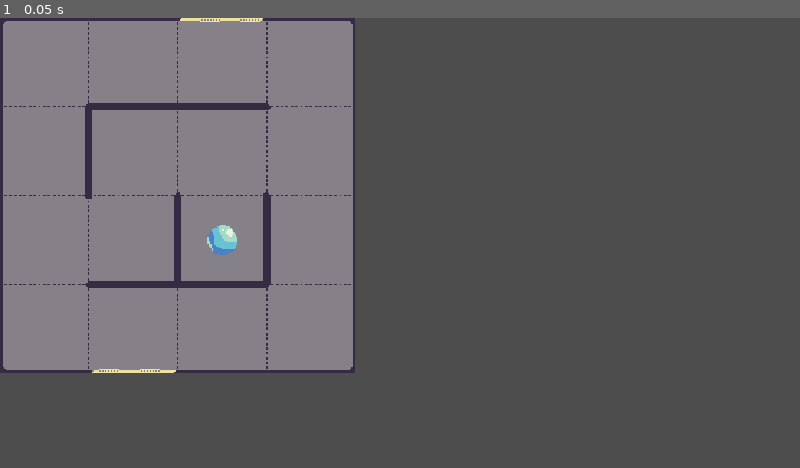
Above: before the commit, frame 1.
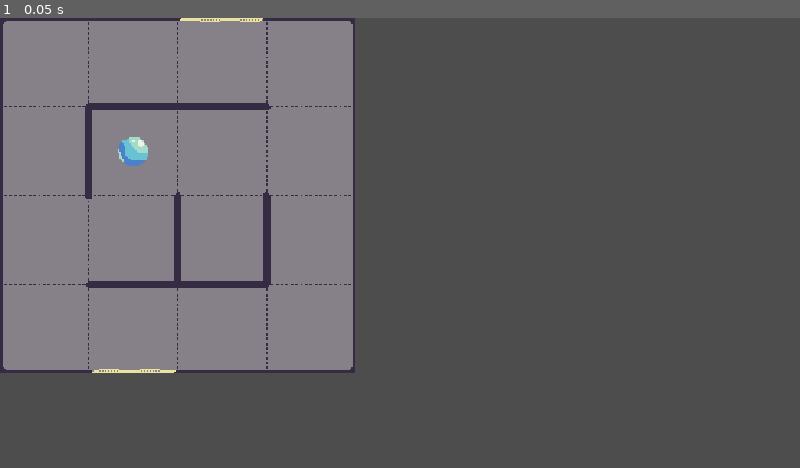
Above: after the commit, the same moment.

Repository: Noctis-Lunar/project_magic_maze
Game: Godot game, scene res://tiles/tile_artifact.tscn
Two runs of this game, one before a commit and one after it. Both use one fixed random seed, a clock stepped at 60 frames per second and the inputs below. This scene is started directly instead of the project's main scene.
Inputs:
- Up to frame 1 (0.05 s): no input

The runs differ from the first frame. In frame 1, 0.4% of the frame differs, in the area x 14-30%, y 26-53%.

Commit message:
Added state saving to cards and created two classes of item types

Diff:
--- /dev/null
+++ b/magic-maze/items/artifact.tscn
@@ -0,0 +1,10 @@
+[gd_scene format=3 uid="uid://hfi3o3sfcdr8"]
+
+[ext_resource type="PackedScene" uid="uid://bcpxhhno4gr3s" path="res://template_scenes/pickup.tscn" id="1_5wwh7"]
+[ext_resource type="Texture2D" uid="uid://dnt7t7laaekib" path="res://assets/temp_artifact.png" id="2_3gwob"]
+
+[node name="Artifact" unique_id=1993084243 instance=ExtResource("1_5wwh7")]
+id = "artifact_01"
+
+[node name="Sprite2D" type="Sprite2D" parent="." index="1" unique_id=1850506437]
+texture = ExtResource("2_3gwob")
--- a/magic-maze/main.gd
+++ b/magic-maze/main.gd
@@ -9,6 +9,8 @@
 var escape := false
 var artifact_aquired := false
 var game_running := false
+
+var artifact_id = "artifact_01"
 
 @onready var hud: CanvasLayer = get_tree().get_first_node_in_group("hud")
 @onready var start_screen: TextureRect = hud.get_node("start_screen")
@@ -40,11 +42,13 @@
 	hud.get_node("end_message").display(artifact_aquired, escaped)
 
 # Set of allarm when player steals artifact, save this
-func steal_artifact() -> void:
+func item_interact(id) -> void:
 	# play fun sound effect here
-	artifact_aquired = true
-	$Map.steal_artifact()
-	allarm()
+	print("encountered item")
+	if id == artifact_id:
+		artifact_aquired = true
+		allarm()
+	$Map.item_interact(id)
 
 ### TIMERS VISIBLE TO PLAYER ###
 
--- a/magic-maze/map.gd
+++ b/magic-maze/map.gd
@@ -6,6 +6,7 @@
 var curr_cords := Vector2i.ZERO
 var curr_card: Node2D
 var cardinal_directions := {Vector2i.UP: "up", Vector2i.DOWN: "down", Vector2i.LEFT: "left", Vector2i.RIGHT: "right"}
+var switches: Dictionary[String, bool] = {}
 
 signal player_spotted
 
@@ -46,6 +47,7 @@
 	tile_deck = folder_contents(folder_path)
 	play_card(curr_cords)
 	load_card(curr_cords, Vector2i.ZERO)
+	randomize()
 	tile_deck.shuffle()
 
 ### CARD PLAYING ###
@@ -68,11 +70,24 @@
 	rotate_card(cards[curr_cords], input_dir)
 	$curr_card.mark_exits()
 
+	# store item data
+	if cards[curr_cords].has("items"):
+		var items_dict = cards[curr_cords]["items"]
+		for id in items_dict:
+			if items_dict[id]:
+				curr_card.items[id].interact()
+	else:
+		var items_dict = {}
+		for id in $curr_card.items:
+			items_dict[id] = false
+		cards[curr_cords]["items"] = items_dict
+
 	# store exits in cards dict
-	var exits_dict = {}
-	for exit in $curr_card.exits:
-		exits_dict[exit] = $curr_card.exits[exit] != null
-	cards[curr_cords]["exits"] = exits_dict
+	if not cards[curr_cords].has("exits"):
+		var exits_dict = {}
+		for exit in $curr_card.exits:
+			exits_dict[exit] = $curr_card.exits[exit] != null
+		cards[curr_cords]["exits"] = exits_dict
 	check_exits()
 
 	# block all remaining exits if the deck has run out
@@ -176,11 +191,16 @@
 			return true
 	return false
 
-### ARTIFACT ###
-
-func steal_artifact() -> void:
-	var artifact = curr_card.artifact
-	if artifact:
-		artifact.hide()
-		artifact.collision_layer = 0
-		curr_card.artifact = null
+### ITEM INTERACTIONS ###
+
+func item_interact(id) -> void:
+	print("registered item interaction in map")
+	var item = null
+	if curr_card.items.has(id):
+		print("item exitsts")
+		item = curr_card.items[id]
+		item.interact()
+		var items_dict = cards[curr_cords]["items"]
+		items_dict[id] = not items_dict[id]
+		if item is Toggleable:
+			switches[id] = items_dict[id]
--- a/magic-maze/player.gd
+++ b/magic-maze/player.gd
@@ -10,6 +10,8 @@
 var input_dir
 var moving = false
 var player_pos_tween: Tween
+
+var inventory: Dictionary[String, Dictionary] = {}
 
 func _physics_process(_delta: float) -> void:
 	# reset input vector
@@ -30,7 +32,7 @@
 	if input_dir:
 		move()
 		map.move_guard()
-		check_artifact()
+		check_item()
 
 func spawn():
 	global_position = map.get_node("curr_card/spawn_point").global_position
@@ -79,11 +81,11 @@
 	snap()
 
 # check whether player walked onto artifact (aka picked it up)
-func check_artifact() -> void:
+func check_item() -> void:
 	var artifact = $CheckArtifact.get_overlapping_areas()
 	if artifact.is_empty():
 		return
-	main.steal_artifact()
+	main.item_interact(artifact[0].id)
 
 # make the player only rotate to face the input direction, in case of guard collision
 func no_move():
--- /dev/null
+++ b/magic-maze/template_scenes/pickup.gd
@@ -0,0 +1,9 @@
+class_name PickUp
+extends Area2D
+
+@export var id = "itemname_0"
+
+func interact() -> void:
+	print("interaction completed")
+	collision_layer = 0
+	hide()
--- /dev/null
+++ b/magic-maze/template_scenes/pickup.tscn
@@ -0,0 +1,13 @@
+[gd_scene format=3 uid="uid://bcpxhhno4gr3s"]
+
+[ext_resource type="Script" uid="uid://ckig1uiqqt5to" path="res://template_scenes/pickup.gd" id="1_iqk3k"]
+
+[sub_resource type="RectangleShape2D" id="RectangleShape2D_weqpt"]
+
+[node name="PickUp" type="Area2D" unique_id=1993084243]
+collision_layer = 8
+collision_mask = 8
+script = ExtResource("1_iqk3k")
+
+[node name="CollisionShape2D" type="CollisionShape2D" parent="." unique_id=306580251]
+shape = SubResource("RectangleShape2D_weqpt")
--- a/magic-maze/tile_base.gd
+++ b/magic-maze/template_scenes/tile_base.gd
@@ -2,7 +2,7 @@
 
 @export var exits = {}
 var guard = null
-var artifact = null
+var items: Dictionary[String, Area2D] = {}
 
 # Called when the node enters the scene tree for the first time.
 func _ready() -> void:
@@ -16,10 +16,11 @@
 
 	# Get guard if present
 	guard = get_node_or_null("guard_path/Guard")
-	artifact = get_node_or_null("artifact")
 
-	pass # Replace with function body.
-
+	# Get items (interactables) if present
+	var items_list = get_tree().get_nodes_in_group("items")
+	for item in items_list:
+		items[item.id] = item
 
 # Called every frame. 'delta' is the elapsed time since the previous frame.
 func _process(_delta: float) -> void:
--- a/magic-maze/tile_base.tscn
+++ b/magic-maze/template_scenes/tile_base.tscn
@@ -1,7 +1,7 @@
 [gd_scene format=4 uid="uid://v4xkhs7sxdyu"]
 
 [ext_resource type="Texture2D" uid="uid://10tpwsmmmd86" path="res://assets/tile_set_base.png" id="1_0x3ny"]
-[ext_resource type="Script" uid="uid://6keaedul07pt" path="res://tile_base.gd" id="1_mprls"]
+[ext_resource type="Script" uid="uid://6keaedul07pt" path="res://template_scenes/tile_base.gd" id="1_mprls"]
 [ext_resource type="Texture2D" uid="uid://c5si3ikf501ds" path="res://assets/escape_tile.png" id="2_6jqv8"]
 [ext_resource type="Texture2D" uid="uid://bgvnav4tg607k" path="res://assets/wall_element.png" id="2_mprls"]
 [ext_resource type="Script" uid="uid://ct5j7afounp47" path="res://base.gd" id="4_o5vl1"]
--- /dev/null
+++ b/magic-maze/template_scenes/toggleable.gd
@@ -0,0 +1,8 @@
+class_name Toggleable
+extends Area2D
+
+const id = "itemname_1"
+
+func interact() -> void:
+	# switch to alternate texture (ie switch flipped)
+	pass
--- /dev/null
+++ b/magic-maze/template_scenes/toggleable.tscn
@@ -0,0 +1,11 @@
+[gd_scene format=3 uid="uid://vcf36mjrqu2g"]
+
+[ext_resource type="Script" uid="uid://b1tla3klpjure" path="res://toggleable.gd" id="1_ra36h"]
+
+[sub_resource type="RectangleShape2D" id="RectangleShape2D_weqpt"]
+
+[node name="Toggleable" type="Area2D" unique_id=1993084243]
+script = ExtResource("1_ra36h")
+
+[node name="CollisionShape2D" type="CollisionShape2D" parent="." unique_id=306580251]
+shape = SubResource("RectangleShape2D_weqpt")
--- a/magic-maze/tiles/tile_artifact.tscn
+++ b/magic-maze/tiles/tile_artifact.tscn
@@ -1,14 +1,12 @@
 [gd_scene format=4 uid="uid://cbpoqth5ym4eq"]
 
-[ext_resource type="PackedScene" uid="uid://v4xkhs7sxdyu" path="res://tile_base.tscn" id="1_dpa07"]
+[ext_resource type="PackedScene" uid="uid://v4xkhs7sxdyu" path="res://template_scenes/tile_base.tscn" id="1_dpa07"]
 [ext_resource type="Script" uid="uid://dmc26waay3l3h" path="res://tiles/exit_up.gd" id="2_t2xyo"]
 [ext_resource type="Script" uid="uid://ck0pyh3r7y4g3" path="res://tiles/exit_down.gd" id="3_i62h1"]
-[ext_resource type="Texture2D" uid="uid://dnt7t7laaekib" path="res://assets/temp_artifact.png" id="4_t2xyo"]
+[ext_resource type="PackedScene" uid="uid://hfi3o3sfcdr8" path="res://items/artifact.tscn" id="4_t2xyo"]
 
 [sub_resource type="RectangleShape2D" id="RectangleShape2D_0872i"]
 size = Vector2(128, 128)
-
-[sub_resource type="RectangleShape2D" id="RectangleShape2D_dimjh"]
 
 [node name="Tile_Artifact" unique_id=1654189003 instance=ExtResource("1_dpa07")]
 
@@ -47,14 +45,5 @@
 [node name="entry_point" type="Marker2D" parent="exit_down" index="1" unique_id=1464076034]
 position = Vector2(0, 256)
 
-[node name="artifact" type="Area2D" parent="." index="6" unique_id=835362625]
-position = Vector2(320, 320)
-collision_layer = 8
-collision_mask = 8
-metadata/_edit_group_ = true
-
-[node name="Sprite2D" type="Sprite2D" parent="artifact" index="0" unique_id=1967637314]
-texture = ExtResource("4_t2xyo")
-
-[node name="CollisionShape2D" type="CollisionShape2D" parent="artifact" index="1" unique_id=707050920]
-shape = SubResource("RectangleShape2D_dimjh")
+[node name="Artifact" parent="." index="6" unique_id=1993084243 groups=["items"] instance=ExtResource("4_t2xyo")]
+position = Vector2(192, 192)
Not shown, added: magic-maze/template_scenes/pickup.gd.uid
Renamed: magic-maze/tile_base.gd.uid -> magic-maze/template_scenes/tile_base.gd.uid
Not shown, added: magic-maze/template_scenes/toggleable.gd.uid
